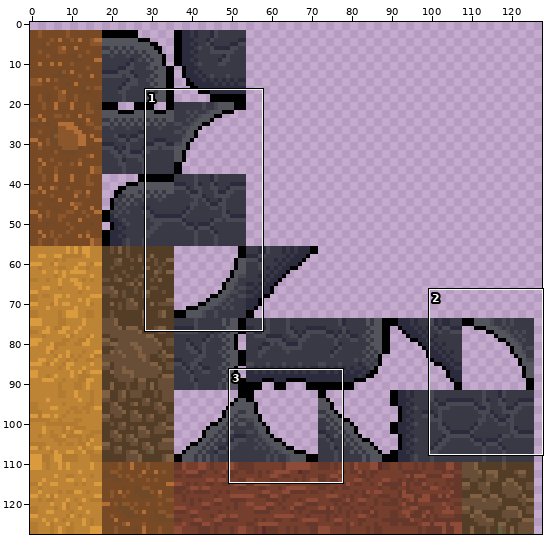
Sprite sheet -- Assets/Sprite Collections/TileSpriteCollection Data/atlas0.png. Above: a wide view before the commit, with the close-up outlined.
Close-up. Before the commit:
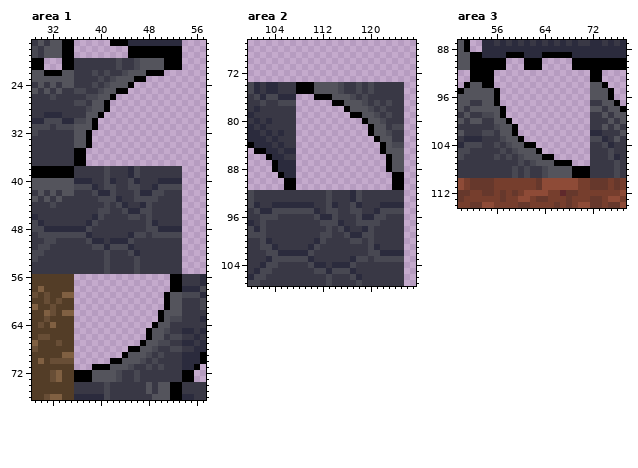
The file is 128x128 pixels. Colours within 5 levels of each other are drawn and written as one. Shown: area 1: x 29..57, y 17..76; area 2: x 100..127, y 67..107; area 3: x 50..77, y 87..114.
And afterwards:
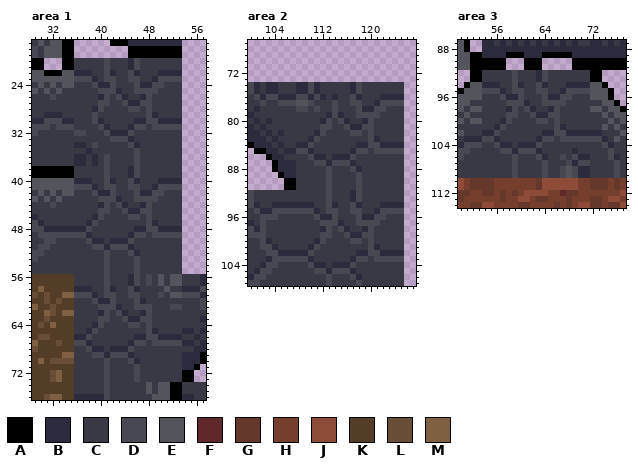
Palette (. is transparent): A #000000  B #2b2b3d  C #393845  D #484852  E #54545c  F #5f292c  G #66382c  H #763e2d  J #8e4b37  K #533d27  L #684e36  M #806042
Log entry: Implemented corner tiles in level 1-1
The exact change:
Area 1:
y 20..21: x 41 C -> D; x 43 D -> C; x 45 C -> B; x 47..53 EEEEAAA -> CCCCCCC
y 22: x 36..39 CCCD -> BBBC; x 42 C -> B; x 44..53 DEEEAAA... -> CDBCCCBBBB
y 23: x 36..41 CCCCDC -> DDDBCD; x 43..53 EEEAA...... -> CCDDCCBDDDD
y 24: x 40..53 CDEEEA........ -> BBDCCCDBBDDCCC
y 25: x 36..37 DD -> CC; x 41..53 EEAA......... -> DDBCCDDDDCCCC
y 26: x 38..53 DDEEA........... -> CCBDCDBCCBDCCCCC
y 27: x 36..37 DD -> CC; x 39..53 EEA............ -> CDDCCDBBDDCCCCC
y 28: x 38..53 DEEA............ -> CBDCCCCDDCDCCCCC
y 29: x 38..53 EEA............. -> CDCCCCCCCCDBCCCC
y 30: x 36..53 DDEA.............. -> CCCDBCCCCCBBDDBBBB
y 31: x 36..53 EEEA.............. -> CCCCDBCCCBDDCDDDDD
y 32: x 36..53 EEA............... -> DDCCCDBBBDCCCCCCCC
y 33: x 36..53 EEA............... -> CCCCCCDDDBCCCCCCCC
y 34: x 36..53 EEA............... -> BBCDCCCCCDBCCCCCCC
y 35: x 36..53 AA................ -> CCBCCCCCCCDCCCCCCC
y 36..37: x 36..53 AA................ -> BBCBCDCCCCDCCCCCCC
y 44: x 40 C -> B
y 48: x 46..47 CC -> BB
y 56..57: x 36..53 ................AA -> CCCCCDCCCBDCDCECEE
y 58: x 36..53 ................AA -> BBBCCDBCCDBCCCCECC
y 59: x 36..51 ...............A -> DDDBCDDCCDDCCCDC
y 60: x 36..53 ...............AEE -> CCCDBBDCCCDBCCCCCC
y 61: x 36..53 ...............AEE -> CCCCDDDBCCDDDCCCDD
y 62: x 36..53 ..............AEEE -> CCCCBDCDBCCBDCCCCC
y 63: x 36..53 ..............AEDD -> CCCCDDCCDBBDDCCCCC
y 64: x 36..51 .............AEE -> CCCBDCCCCDDCDCCC
y 65: x 36..51 ............AEED -> CCBDCCCCCCCCDBCC
y 66: x 36..53 ............AEECDD -> BBDCCCCCCCBBDDBBBB
y 67: x 36..49 ...........AEE -> DDBCCCCCCBDDCD; x 52..53 CC -> DD
y 68: x 36..49 .........AAEED -> CCDBBCBBBDCCCC; x 52..53 DD -> CC
y 69: x 36..48 ........AEEED -> CCCDDBDDDBCCC; x 50 D -> C
y 70: x 36..47 ......AAEEED -> CCCCCDCCCDBC; x 49 D -> C
y 71: x 36..46 ...AAAEEEDC -> CCCCCDCCCCD; x 48 D -> C; x 50 D -> C
y 72..73: x 36..43 AAAEEEED -> CCCCCDCC
Area 2:
y 74..75: x 108..115 AAAEEEED -> BBDBCCCC; x 117 C -> B; x 120 D -> C
y 76: x 108..116 ...AAAEEE -> DDBDBCBCC; x 118..119 CD -> BC; x 122..125 CCCC -> BBBB
y 77: x 108..119 ......AAEEED -> EEDCCCDCCDDC; x 121..122 DC -> BD; x 124..125 CC -> DD
y 78: x 108..121 ........AEEEDC -> DDCDCCDCCCDBBD
y 79: x 108..120 .........AAEE -> CCCCCBDBCCDDD; x 123 D -> C
y 80: x 108..122 ...........AEED -> CCCCBDCDBCCBDCC
y 81: x 108..122 ............AEE -> CCCCDDCCDBBDDCC; x 124..125 DD -> CC
y 82: x 108..123 ............AEED -> CCCBDCCCCDDCDCCC
y 83: x 108..123 .............AEE -> CCBDCCCCCCCCDBCC
y 84: x 108..125 ..............AEDD -> BBDCCCCCCCBBDDBBBB
y 85: x 108..125 ..............AEEE -> DDBCCCCCCBDDCDDDDD
y 86: x 108..125 ...............AEE -> CCDBBCBBBDCCCCCCCC
y 87: x 108..125 ...............AEE -> CCCDDBDDDBCCCCCCCC
y 88: x 108..125 ...............AEE -> CCCCCDCCCDBCCCCCCC
y 89..91: x 108..125 ................AA -> CCCCCDCCCCDCCCCCCC
y 98: x 112 C -> B
y 102: x 118..119 CC -> BB
Area 3:
y 92..93: x 54..71 AA................ -> CCCCCDCCCBDCCCCCCC
y 94: x 54..71 AA................ -> BBBCCDBCCDBCCCBBBB
y 95: x 54..71 EEA............... -> DDDBCDDCCDDCCBDDDD
y 96: x 54..71 EEA............... -> CCCDBBDCCCDBBDDCCC
y 97: x 54..71 EEA............... -> CCCCDDDBCCDDDDCCCC
y 98: x 54..71 EEEA.............. -> CCCCBDCDBCCBDCCCCC
y 99: x 54..71 DDEA.............. -> CCCCDDCCDBBDDCCCCC
y 100: x 56..71 EEA............. -> CBDCCCCDDCDCCCCC
y 101: x 56..71 DEEA............ -> BDCCCCCCCCDBCCCC
y 102: x 54..71 DDCEEA............ -> BBDCCCCCCCBBDDBBBB
y 103: x 54..71 CCCDEEA........... -> DDBCCCCCCBDDCDDDDD
y 104: x 57..71 CDEEAA......... -> BBCBBBDCCCCCCCC
y 105: x 58..71 CDEEEA........ -> DBDDDBCCCCCBCC
y 106: x 56 D -> C; x 58..71 DCDEEEAA...... -> CDCCCDBCCDCDBB
y 107: x 59..60 CD -> DC; x 62..71 DEEEAAA... -> CCDCCCDBDD
y 108..109: x 61 D -> C; x 65..67 EEE -> CCD; x 69..71 AAA -> DBB
